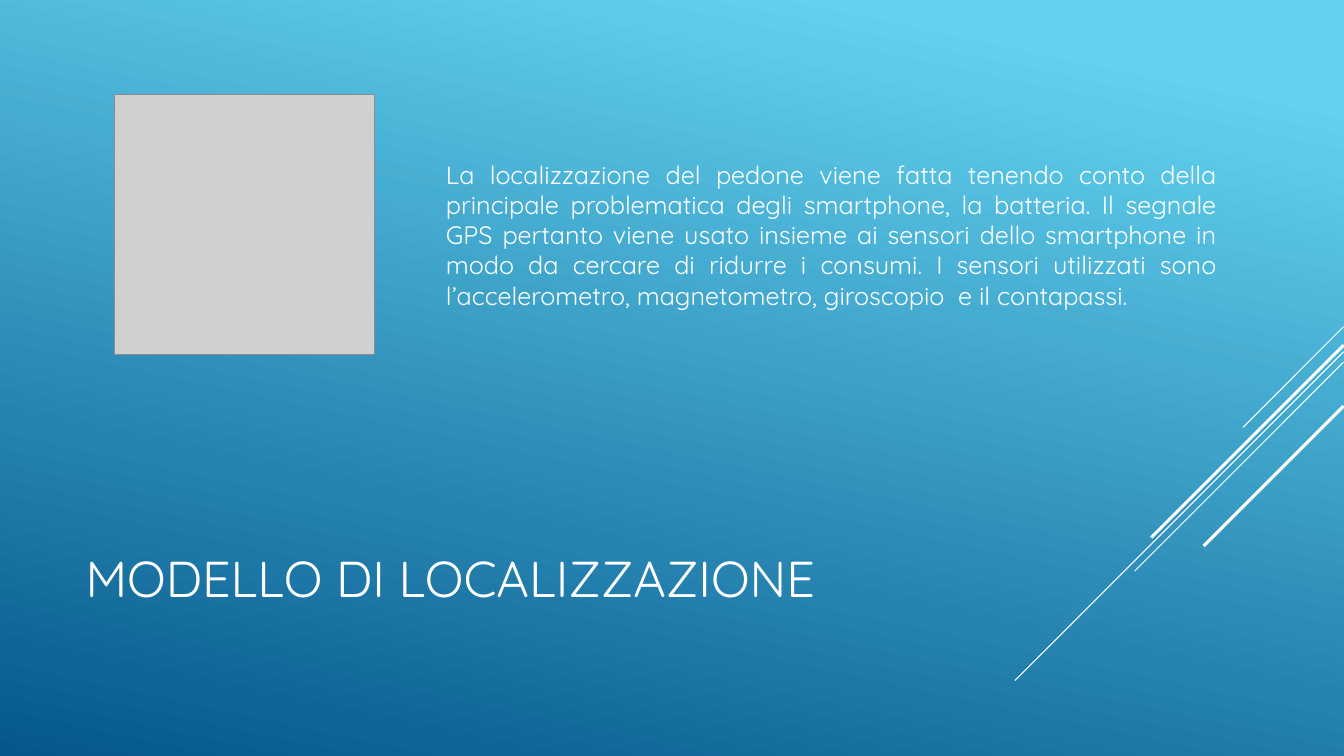
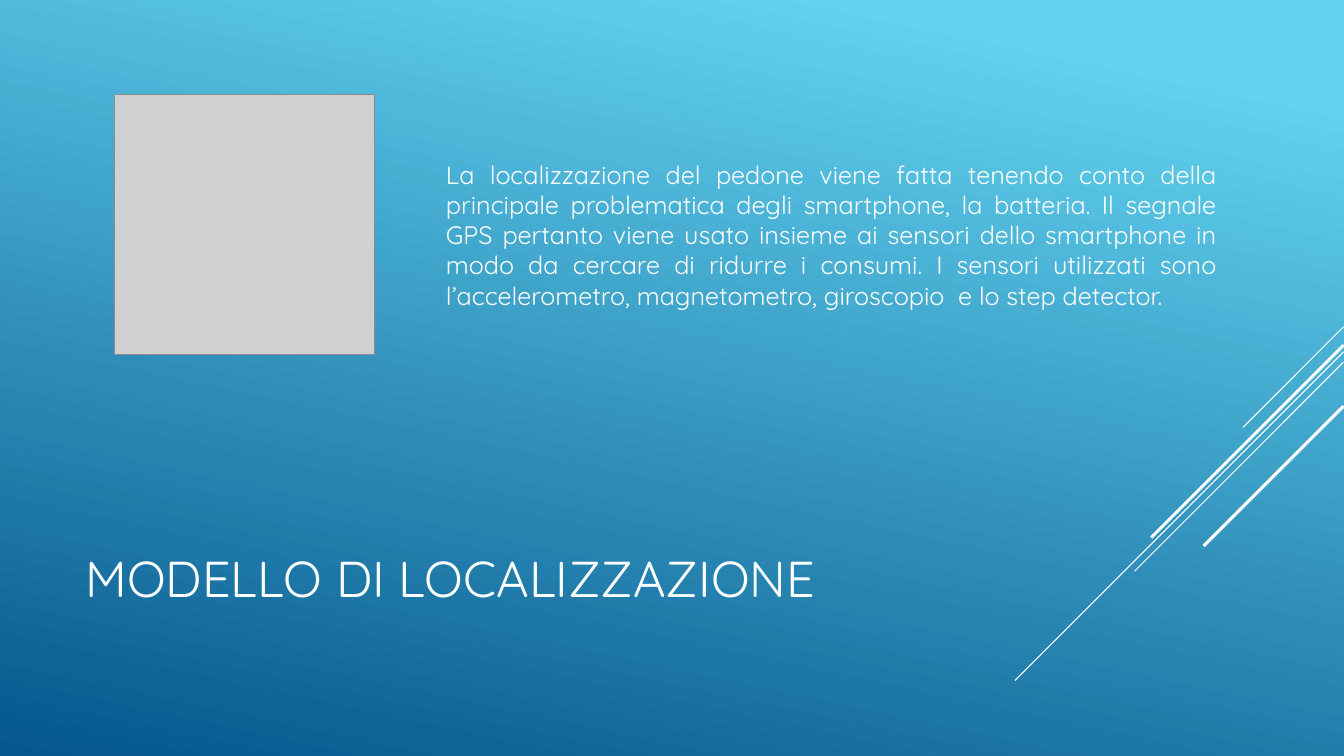
Before and after one commit to Siber93/CarAlertSystem, a slide deck: slide 11 of doc/Vehicles_VS_Humans.pptx. Drawn at 1344x756 pixels with LibreOffice and Linux fonts; fonts in the diff are those of the drawing; grey boxes stand for pictures. Boxes give left, top, right and bottom in pixels: in the first picture for what was removed or moved away, otherwise in the second. Text is boxed around its words. In the diff, an @@ line names an element or a change of style, - is before the commit and + after.

Commit message:
Sistemati pdf e pptx
Inseriti valori della tabella e caricato ultimo pptx

```diff
--- a/doc/Vehicles_VS_Humans.pptx
+++ b/doc/Vehicles_VS_Humans.pptx
@@ text at [446, 165, 1217, 310]: text changed @@
-La localizzazione del pedone viene fatta tenendo conto della principale problematica degli smartphone, la batteria. Il segnale GPS pertanto viene usato insieme ai sensori dello smartphone in modo da cercare di ridurre i consumi. I sensori utilizzati sono l’accelerometro, magnetometro, giroscopio e il contapassi.
+La localizzazione del pedone viene fatta tenendo conto della principale problematica degli smartphone, la batteria. Il segnale GPS pertanto viene usato insieme ai sensori dello smartphone in modo da cercare di ridurre i consumi. I sensori utilizzati sono l’accelerometro, magnetometro, giroscopio e lo step detector.
```
Also in this commit, not shown: 4 other slides changed, 1 slide added, 2 slides removed, 1 other file.
